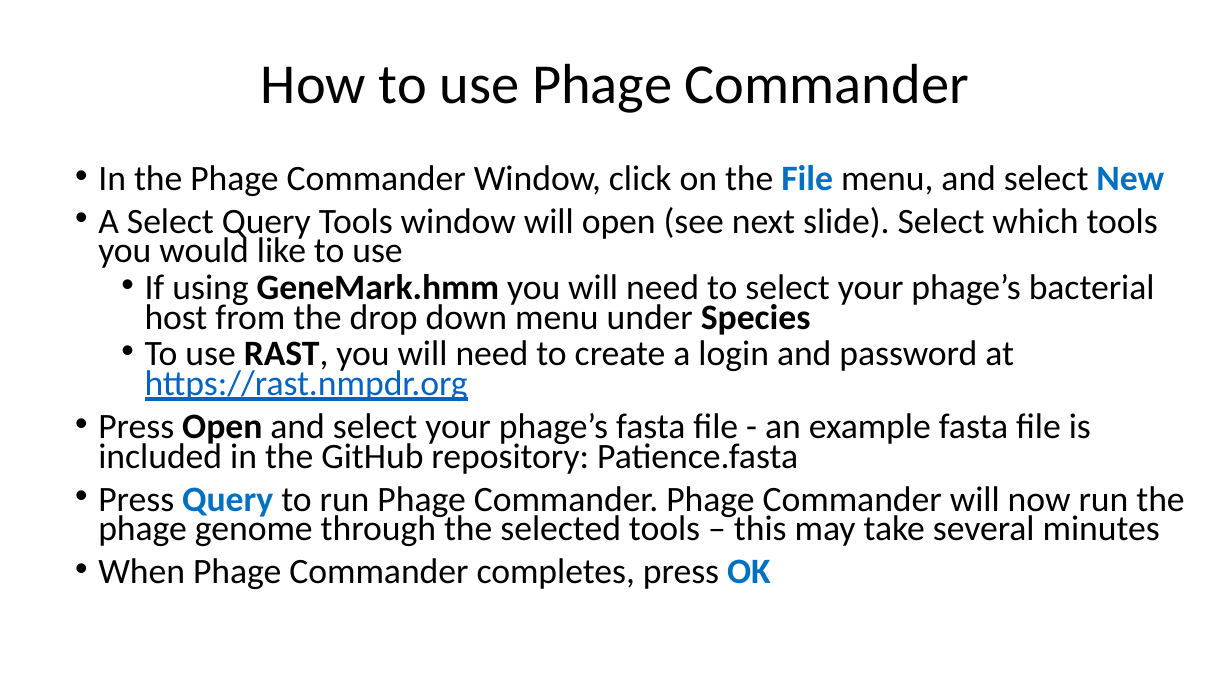
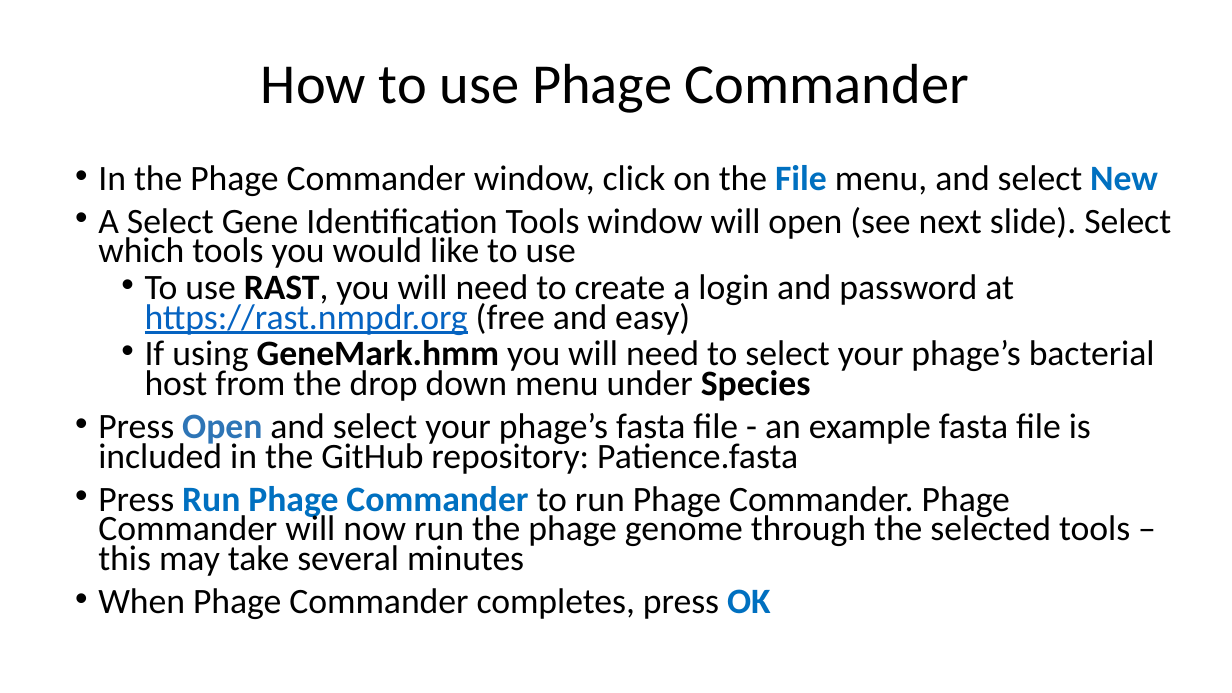
Before and after one commit to sarah-harris/PhageCommander, a slide deck: slide 6 of Phage Commander User Guide.pptx (slide 3 before the commit). Drawn at 1232x693 pixels with LibreOffice and Linux fonts; fonts in the diff are those of the drawing. Boxes give left, top, right and bottom in pixels: in the first picture for what was removed or moved away, otherwise in the second. Text is boxed around its words. In the diff, an @@ line names an element or a change of style, - is before the commit and + after.

```diff
--- a/Phage Commander User Guide.pptx
+++ b/Phage Commander User Guide.pptx
@@ text at (98, 165, 1171, 335): text changed @@
-• In the Phage Commander Window, click on the File menu, and select New
-• A Select Query Tools window will open (see next slide). Select which tools you would like to use
+• In the Phage Commander window, click on the File menu, and select New
+• A Select Gene Identification Tools window will open (see next slide). Select which tools you would like to use
+  • To use RAST, you will need to create a login and password at https://rast.nmpdr.org (free and easy)
@@ text at (145, 340, 1014, 401): paragraph removed @@
-  • To use RAST, you will need to create a login and password at https://rast.nmpdr.org
@@ text at (98, 413, 1091, 474): text colour #000000 to #2E75B6 in "Open" @@
@@ text at (98, 486, 1130, 576): text changed @@
-• Press Query to run Phage Commander. Phage Commander will now run the phage genome through the selected tools – this may take several minutes
+• Press Run Phage Commander to run Phage Commander. Phage Commander will now run the phage genome through the selected tools – this may take several minutes
```
Also in this commit, not shown: 8 other slides changed, 6 slides added, 39 other files.
